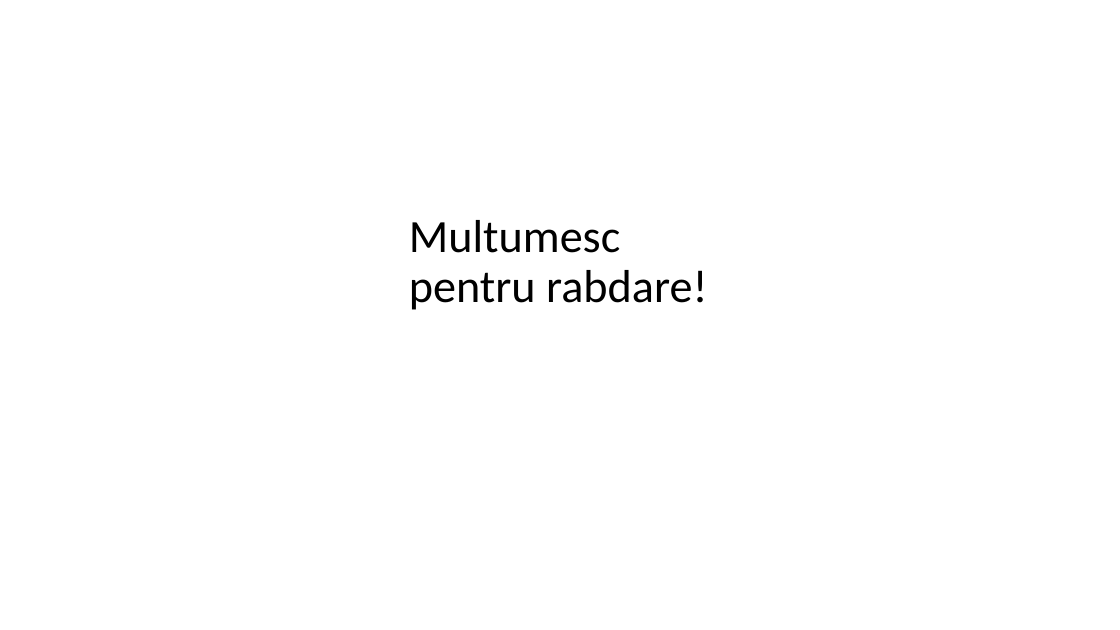
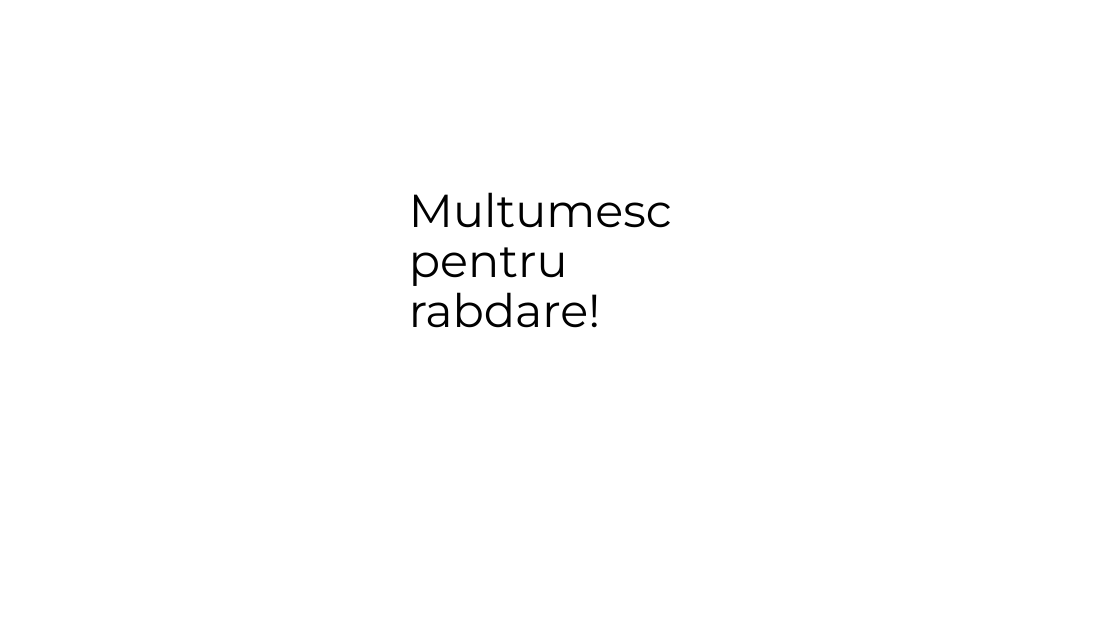
Before and after one commit to lucrari-ase-valentin-gonganau/SIIA---referat---Web-Scraping-and-Data-Extraction-Techniques-for-Predictive-Analytics, a slide deck: slide 9 of prezentare.pptx. Drawn at 1120x630 pixels with LibreOffice and Linux fonts; fonts in the diff are those of the drawing. Boxes give left, top, right and bottom in pixels: in the first picture for what was removed or moved away, otherwise in the second. Text is boxed around its words. In the diff, an @@ line names an element or a change of style, - is before the commit and + after.

```diff
--- a/prezentare.pptx
+++ b/prezentare.pptx
@@ title "Multumesc pentru rabdare!" at box(409, 192, 672, 328): font Calibri to Montserrat @@
```
Also in this commit, not shown: 3 other slides changed, 1 slide added, 1 slide removed, 1 other file.
